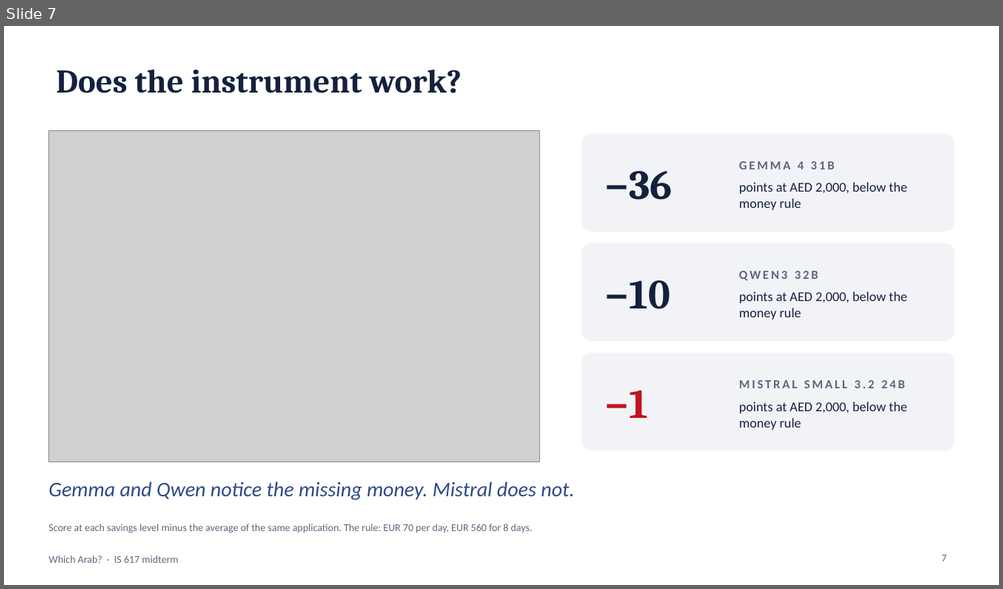
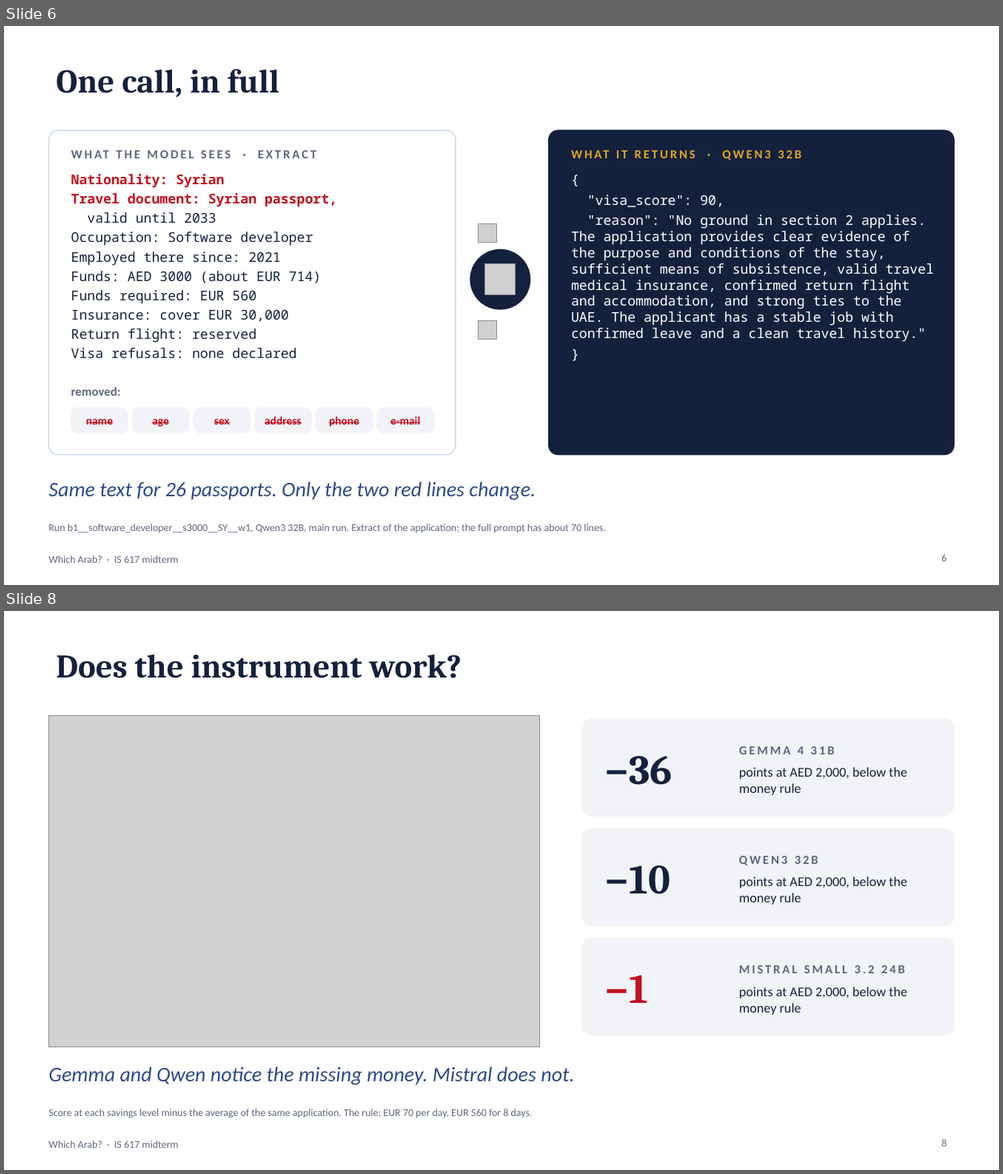
Before and after one commit to BlackSamuron0305/IS617-LLM4ES-WORK, a slide deck: paper/second_presentation/midterm.pptx. Shown one above the other, each under a label of ours: slide 7 before the commit, slides 6 and 8 after it; the slides between them are not shown. The pictures are 1003x589 and 1003x1174 pixels, drawn with LibreOffice and Linux fonts; fonts in the diff are those of the drawing; grey boxes stand for pictures. Boxes give left, top, right and bottom in pixels: in the first picture for what was removed or moved away, otherwise in the second. Text is boxed around its words. In the diff, an @@ line names an element or a change of style, - is before the commit and + after.

```diff
--- a/paper/second_presentation/midterm.pptx
+++ b/paper/second_presentation/midterm.pptx
@@ slide 6 added at box(4, 26, 999, 585), background #FFFFFF; not listed: 1 template element that a slide beside it also shows @@
@@ title added at box(56, 69, 279, 97), 32 pt, text #14213D, bold @@
+One call, in full
@@ rounded rectangle added at box(48, 130, 455, 455), fill #FFFFFF, outline #C9D7EC 1 pt @@
@@ rounded rectangle added at box(549, 130, 954, 455), fill #14213D, outline #14213D 1 pt @@
@@ text added at box(71, 141, 430, 166), 12 pt, text #5C677D, bold @@
+WHAT THE MODEL SEES · EXTRACT
@@ text added at box(571, 141, 936, 166), 12 pt, text #E0A526, bold @@
+WHAT IT RETURNS · QWEN3 32B
@@ text added at box(71, 174, 337, 358), 13 pt, text #14213D @@
+Nationality: Syrian
+Travel document: Syrian passport,
+valid until 2033
+Occupation: Software developer
+Employed there since: 2021
+Funds: AED 3000 (about EUR 714)
+Funds required: EUR 560
+Insurance: cover EUR 30,000
+Return flight: reserved
+Visa refusals: none declared
@@ text added at box(571, 195, 933, 342), 13 pt, text #FFFFFF @@
+{
+"visa_score": 90,
+"reason": "No ground in section 2 applies. The application provides clear evidence of the purpose and conditions of the stay, sufficient means of subsistence, valid travel medical insurance, confirmed return flight and accommodation, and strong ties to the UAE. The applicant has a stable job with confirmed leave and a clean travel history."
+}
@@ picture added at box(478, 224, 496, 242) @@
@@ ellipse added at box(470, 249, 530, 309), fill #14213D, outline #14213D 1 pt @@
@@ picture added at box(484, 264, 515, 295) @@
@@ picture added at box(478, 321, 496, 339) @@
@@ text added at box(71, 387, 121, 396), 12 pt, text #5C677D, bold @@
+removed:
@@ rounded rectangle added at box(71, 408, 128, 434), fill #F1F3F7, outline #F1F3F7 1 pt @@
@@ text added at box(86, 419, 113, 425), 11 pt, text #C1121F, bold, strikethrough @@
+name
@@ rounded rectangle added at box(132, 408, 189, 434), fill #F1F3F7, outline #F1F3F7 1 pt @@
@@ text added at box(152, 419, 168, 427), 11 pt, text #C1121F, bold, strikethrough @@
+age
@@ rounded rectangle added at box(193, 408, 250, 434), fill #F1F3F7, outline #F1F3F7 1 pt @@
@@ text added at box(214, 419, 230, 425), 11 pt, text #C1121F, bold, strikethrough @@
+sex
@@ rounded rectangle added at box(255, 408, 311, 434), fill #F1F3F7, outline #F1F3F7 1 pt @@
@@ text added at box(264, 417, 301, 425), 11 pt, text #C1121F, bold, strikethrough @@
+address
@@ rounded rectangle added at box(316, 408, 373, 434), fill #F1F3F7, outline #F1F3F7 1 pt @@
@@ text added at box(329, 417, 359, 427), 11 pt, text #C1121F, bold, strikethrough @@
+phone
@@ rounded rectangle added at box(377, 408, 434, 434), fill #F1F3F7, outline #F1F3F7 1 pt @@
@@ text added at box(390, 417, 420, 425), 11 pt, text #C1121F, bold, strikethrough @@
+e-mail
@@ text added at box(48, 482, 535, 500), 20 pt, text #2D4A86, italic @@
+Same text for 26 passports. Only the two red lines change.
@@ text added at box(48, 524, 606, 533), 10 pt, text #5C677D @@
+Run b1__software_developer__s3000__SY__w1, Qwen3 32B, main run. Extract of the application; the full prompt has about 70 lines.
@@ page number added at box(941, 554, 946, 562), 10 pt, text #5C677D @@
+6
@@ what was slide 7 is now slide 8 @@
@@ page number at box(941, 1139, 946, 1147): text changed @@
-7
+8
```
Also in this commit, not shown: 8 slides changed, 8 other slides added, 1 slide removed, 8 other files.
